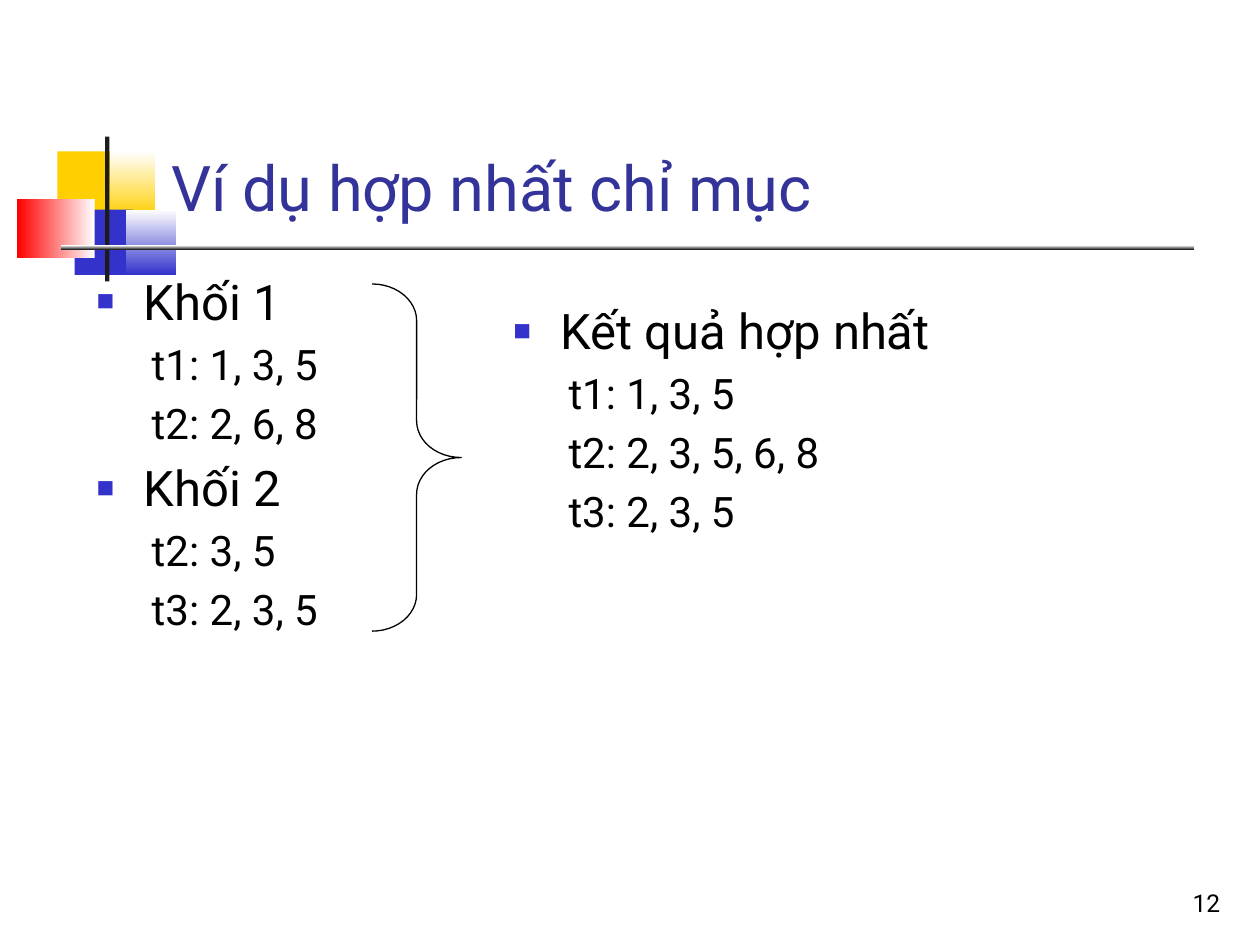
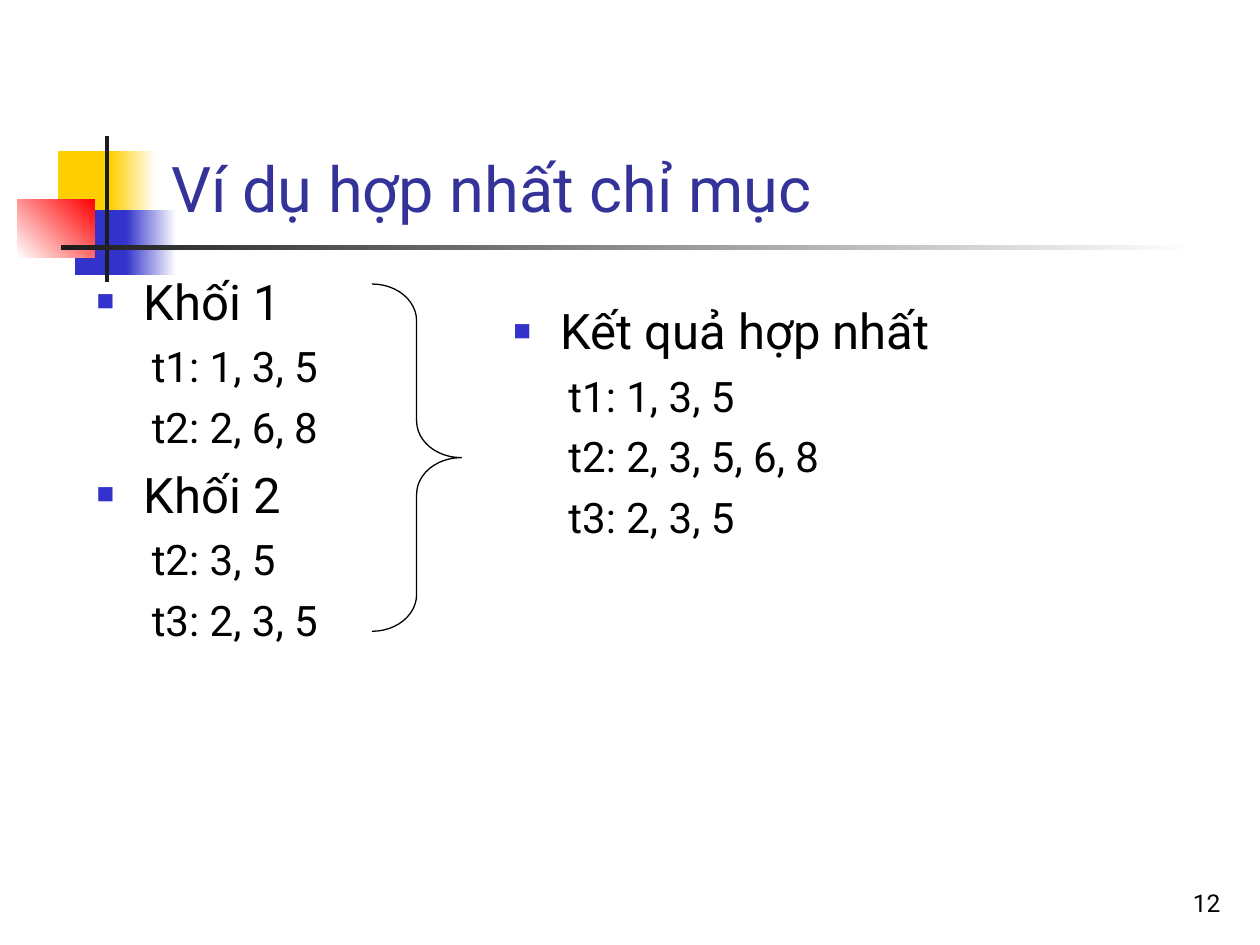
Before and after one commit to bangoc/IT4853, a slide deck: slide 12 of Bai 12 Cac phuong phap xay dung chi muc.odp. Drawn at 1260x945 pixels with LibreOffice and Linux fonts; fonts in the diff are those of the drawing. Boxes give left, top, right and bottom in pixels: in the first picture for what was removed or moved away, otherwise in the second. Text is boxed around its words. In the diff, an @@ line names an element or a change of style, - is before the commit and + after.

```diff
--- a/Bai 12 Cac phuong phap xay dung chi muc.odp
+++ b/Bai 12 Cac phuong phap xay dung chi muc.odp
@@ rectangle removed at box(105, 136, 108, 281) @@
@@ freeform shape added at box(105, 136, 108, 281), fill #1C1C1C @@
@@ rectangle removed at box(58, 151, 118, 217) @@
@@ freeform shape added at box(58, 151, 118, 217), fill #FFCF01 @@
@@ rectangle removed at box(111, 151, 156, 217) @@
@@ freeform shape added at box(111, 151, 156, 217), fill gradient #FFCF01 to #FFFFFF @@
@@ rectangle removed at box(18, 199, 94, 257) @@
@@ freeform shape added at box(18, 199, 94, 257), fill gradient #FFFFFF to #FF0000 @@
@@ rectangle removed at box(74, 209, 132, 275) @@
@@ freeform shape added at box(74, 209, 132, 275), fill #3333CC @@
@@ rectangle removed at box(126, 209, 176, 275) @@
@@ freeform shape added at box(126, 209, 176, 275), fill gradient #3333CC to #FFFFFF @@
@@ rectangle removed at box(60, 246, 1194, 249) @@
@@ freeform shape added at box(60, 246, 1194, 249), fill gradient #1C1C1C to #FFFFFF @@
@@ text "Khối 1" at box(144, 280, 318, 642): indent changed; more space between paragraphs; list level 1 to 2 in "t1: 1, 3, 5"; list level 1 to 2 in "t2: 2, 6, 8"; list level 1 to 2 in "t2: 3, 5"; list level 1 to 2 in "t3: 2, 3, 5" @@
@@ text "Kết quả hợp nhất" at box(561, 309, 930, 539): indent changed; more space between paragraphs; list level 1 to 2 in "t1: 1, 3, 5"; list level 1 to 2 in "t2: 2, 3, 5, 6, ..."; list level 1 to 2 in "t3: 2, 3, 5" @@
```
Also in this commit, not shown: 32 other slides changed, 2 other files.
